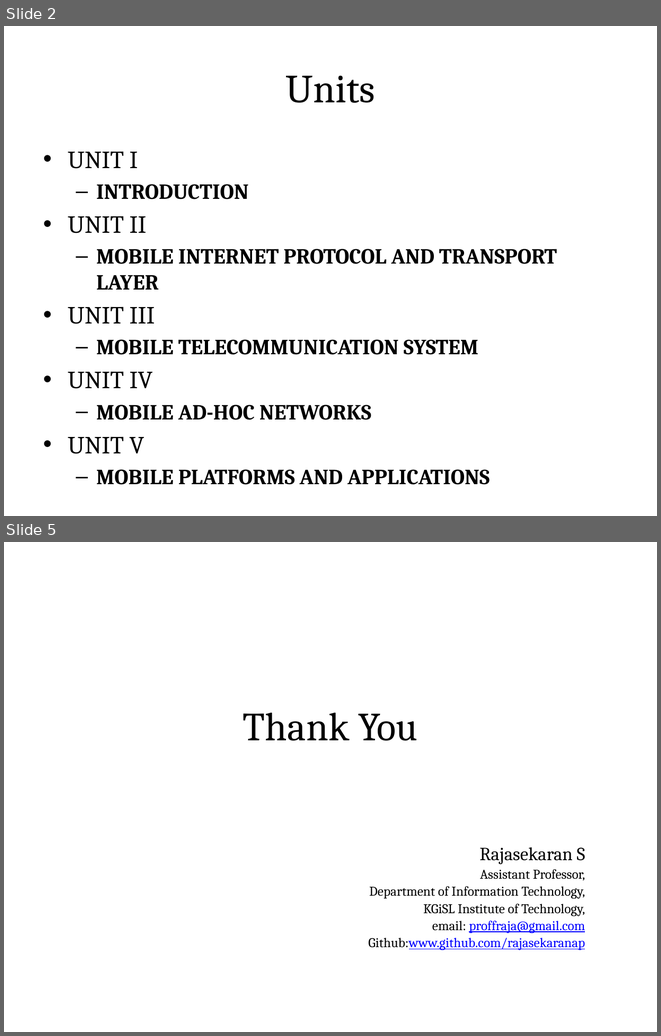
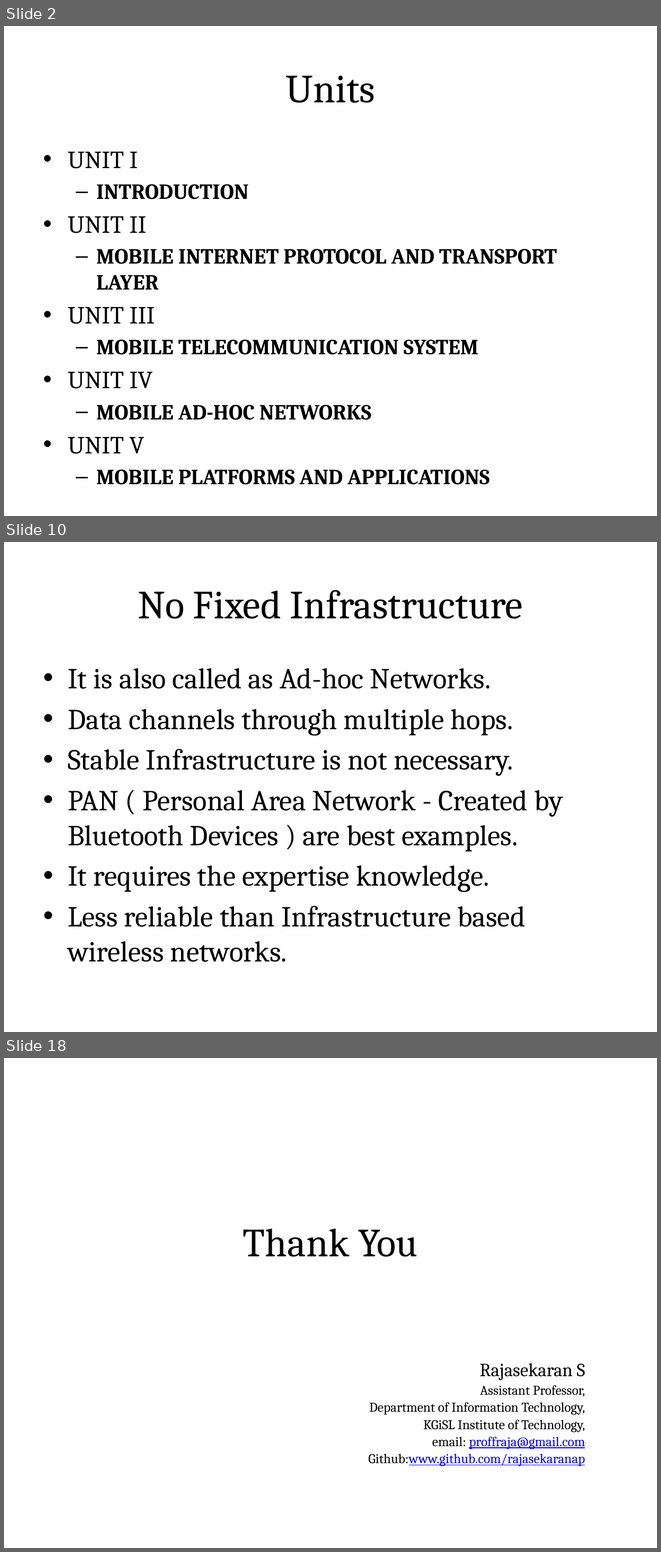
Before and after one commit to rajasekaran36/IT6601-Mobile-Computing, a slide deck: Slides/IT6601-U1.pptx. Shown one above the other, each under a label of ours: slides 2 and 5 before the commit, slides 2, 10 and 18 after it; the slides between them are not shown. The pictures are 661x1036 and 661x1552 pixels, drawn with LibreOffice and Linux fonts; fonts in the diff are those of the drawing. Boxes give left, top, right and bottom in pixels: in the first picture for what was removed or moved away, otherwise in the second. Text is boxed around its words. In the diff, an @@ line names an element or a change of style, - is before the commit and + after.

Commit message:
Last Update 20-12-2018 17:00:09.00

```diff
--- a/Slides/IT6601-U1.pptx
+++ b/Slides/IT6601-U1.pptx
@@ slide 10 added at <box>4,542,657,1032</box>, background #FFFFFF @@
@@ title added at <box>37,562,624,643</box>, fill gradient #DAFDA7 to #E4FCC2 to #F5FFE7, outline #98B955 0.75 pt, 44 pt, text #000000 @@
+No Fixed Infrastructure
@@ text added at <box>68,668,563,962</box>, 32 pt, text #000000 @@
+• It is also called as Ad-hoc Networks.
+• Data channels through multiple hops.
+• Stable Infrastructure is not necessary.
+• PAN ( Personal Area Network - Created by Bluetooth Devices ) are best examples.
+• It requires the expertise knowledge.
+• Less reliable than Infrastructure based wireless networks.
@@ what was slide 5 is now slide 18 @@
```
Also in this commit, not shown: 1 slide changed, 13 other slides added, 1 slide removed.
